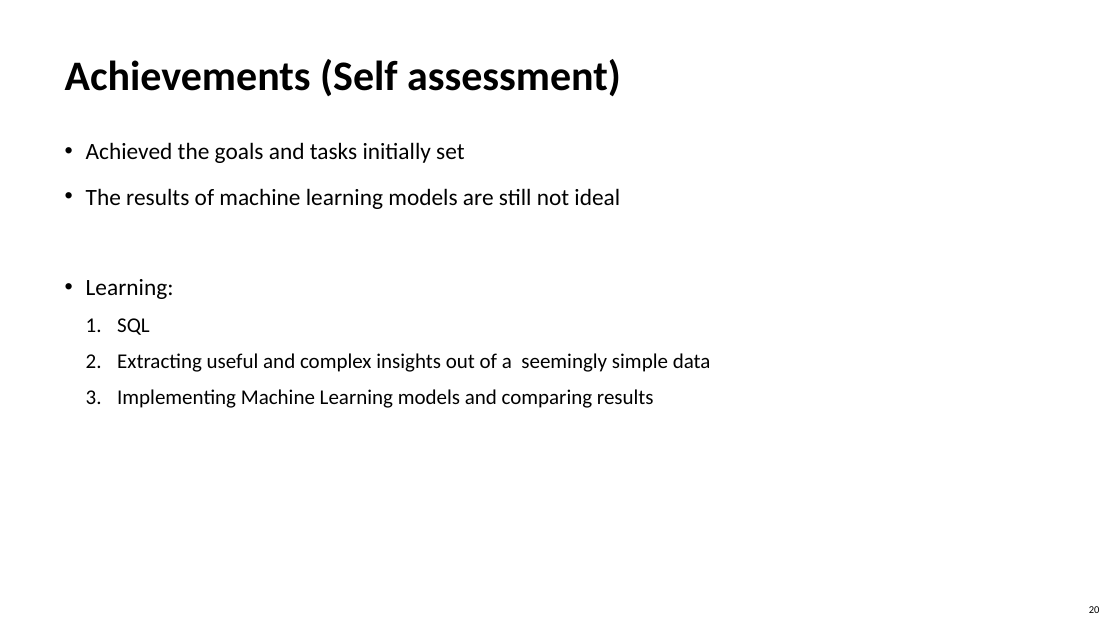
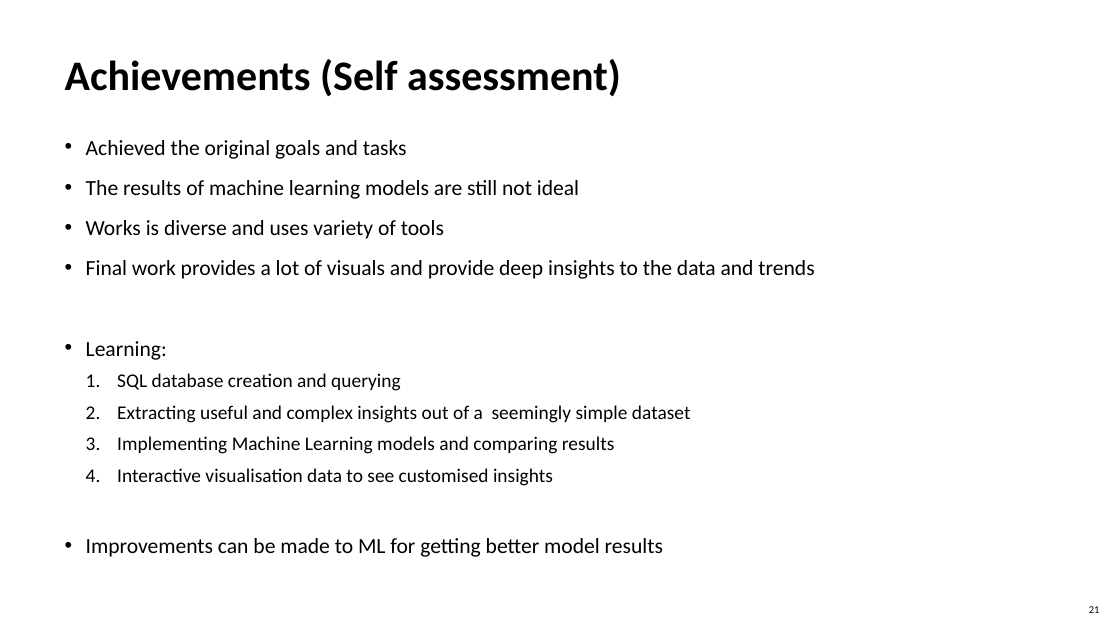
Before and after one commit to MuhammadAbbas99/data_osaaja_harjoittelu, a slide deck: slide 21 of myyntidata_analyysi_07.04.pptx (slide 20 before the commit). Drawn at 1120x630 pixels with LibreOffice and Linux fonts; fonts in the diff are those of the drawing. Boxes give left, top, right and bottom in pixels: in the first picture for what was removed or moved away, otherwise in the second. Text is boxed around its words. In the diff, an @@ line names an element or a change of style, - is before the commit and + after.

Commit message:
final presentation updated

```diff
--- a/myyntidata_analyysi_07.04.pptx
+++ b/myyntidata_analyysi_07.04.pptx
@@ text at [86,140,407,159]: text changed; size 20 to 18.5 pt @@
-• Achieved the goals and tasks initially set
+• Achieved the original goals and tasks
@@ text at [86,180,615,454]: size 20 to 18.5 pt in "The results of machine learning models are ...", "Learning:"; size 18 to 16.6 pt in "Implementing Machine Learning models and comparing results"; line spacing 1.2 to 1.1 @@
@@ text at [86,220,814,279]: paragraphs added @@
+• Works is diverse and uses variety of tools
+• Final work provides a lot of visuals and provide deep insights to the data and trends
@@ text at [117,373,691,423]: text changed; size 18 to 16.6 pt @@
-  1. SQL
-  2. Extracting useful and complex insights out of a seemingly simple data
+  1. SQL database creation and querying
+  2. Extracting useful and complex insights out of a seemingly simple dataset
@@ text at [86,468,663,557]: paragraphs added @@
+  4. Interactive visualisation data to see customised insights
+• Improvements can be made to ML for getting better model results
@@ page number at [1089,606,1100,613]: text changed @@
-20
+21
```
Also in this commit, not shown: 2 other slides changed, 1 slide added.
